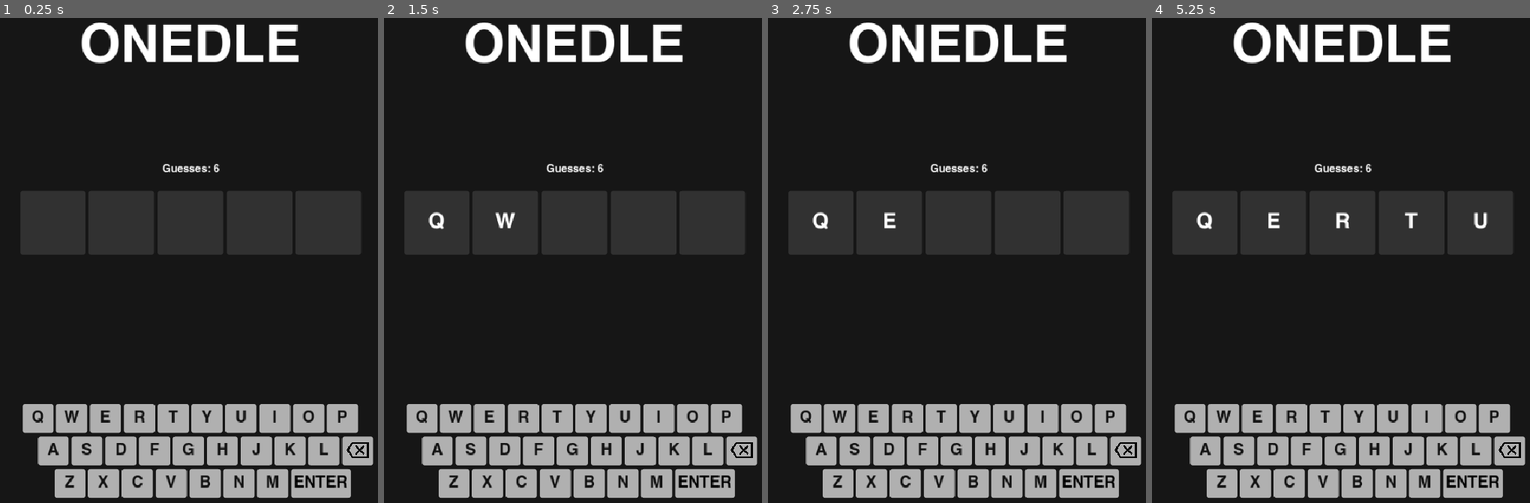
Above: before the commit, frames 1-4 (left to right).
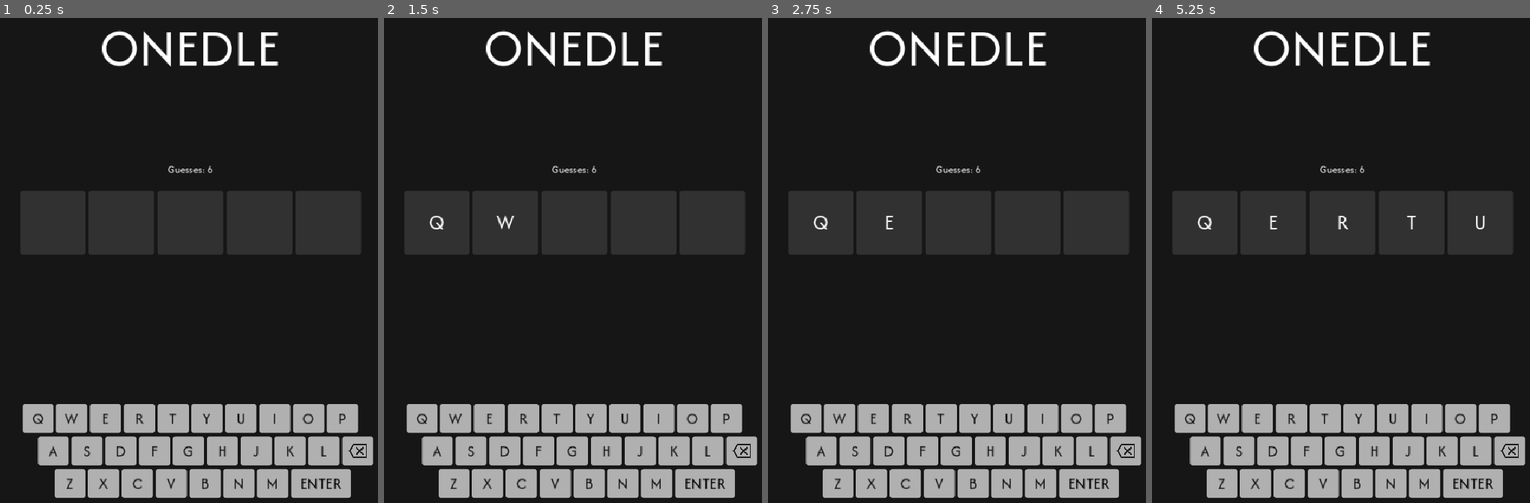
Above: after the commit, the same moments.

Repository: derukaeru/onedle
Game: Godot game, scene res://scenes/main.tscn
Two runs of this game, one before a commit and one after it. Both use one fixed random seed, a clock stepped at 60 frames per second and the inputs below.
Inputs (mouse positions are in pixels of both pictures, inside the frame that each line leads up to):
- Up to frame 1 (0.25 s): no input
- Up to frame 2 (1.5 s): tap Enter at 0.5 s; move the mouse to (421, 420) at 0.52 s; hold Right 0.53-1.28 s; tap Alt at 0.6 s; click (421, 420) at 0.67 s; tap Space at 1.25 s; move the mouse to (455, 420) at 1.27 s; hold Down from 1.28 s (still down); tap Shift at 1.35 s; click (455, 420) at 1.42 s
- Up to frame 3 (2.75 s): tap Enter at 2 s; move the mouse to (873, 420) at 2.02 s; release Down at 2.03 s; hold Right from 2.03 s (still down); tap Backspace at 2.1 s; click (873, 420) at 2.17 s
- Up to frame 4 (5.25 s): tap Space at 2.75, 4.25 s; move the mouse to (1291, 420) at 2.77 s; release Right at 2.78 s; hold Up 2.78-3.53 s; tap Enter at 2.85, 3.5 s; click (1291, 420) at 2.92 s; move the mouse to (1325, 420) at 3.52 s; hold Left 3.53-5.03 s; tap Alt at 3.6 s; click (1325, 420) at 3.67 s; move the mouse to (1359, 420) at 4.27 s; tap Shift at 4.35 s; click (1359, 420) at 4.42 s; move the mouse to (1393, 420) at 5.02 s; hold Down from 5.03 s (still down); tap Backspace at 5.1 s; click (1393, 420) at 5.17 s

The runs differ from the first frame. In frame 1, 4.7% of the frame differs, in the area x 8-98%, y 0-98%; in frame 2, 4.8%; in frame 3, 4.8%; in frame 4, 5.1%.

Commit message:
feat: web export part 2

Diff:
--- a/project.godot
+++ b/project.godot
@@ -32,7 +32,7 @@
 
 [gui]
 
-theme/custom_font="uid://b45rs6u41dn8u"
+theme/custom_font="uid://c854bf3fae1vx"
 
 [physics]
 
--- a/scenes/main.tscn
+++ b/scenes/main.tscn
@@ -104,7 +104,7 @@
 
 [sub_resource type="Animation" id="Animation_tipki"]
 resource_name = "open_correct"
-length = 0.19999999999999998
+length = 0.2
 tracks/0/type = "value"
 tracks/0/imported = false
 tracks/0/enabled = true
@@ -144,7 +144,7 @@
 
 [sub_resource type="Animation" id="Animation_o6xl0"]
 resource_name = "open"
-length = 0.19999999999999998
+length = 0.2
 tracks/0/type = "value"
 tracks/0/imported = false
 tracks/0/enabled = true
@@ -460,16 +460,17 @@
 theme_override_styles/panel = SubResource("StyleBoxFlat_2yfux")
 
 [node name="TextureRect" type="TextureRect" parent="container/keyboard/backspace" unique_id=1647502745]
-layout_mode = 1
-anchors_preset = 8
-anchor_left = 0.5
-anchor_top = 0.5
-anchor_right = 0.5
-anchor_bottom = 0.5
-offset_left = -16.5
-offset_top = -18.0
-offset_right = 16.5
-offset_bottom = 15.0
+modulate = Color(1, 1, 1, 0.8156863)
+layout_mode = 1
+anchors_preset = 8
+anchor_left = 0.5
+anchor_top = 0.5
+anchor_right = 0.5
+anchor_bottom = 0.5
+offset_left = -13.5
+offset_top = -14.0
+offset_right = 14.5
+offset_bottom = 14.0
 grow_horizontal = 2
 grow_vertical = 2
 texture = ExtResource("4_jyhfs")
Binary file added: assets/AfacadFlux-VariableFont_slnt,wght.ttf
Not shown, added: assets/AfacadFlux-VariableFont_slnt,wght.ttf.import
Not shown, added: index.apple-touch-icon.png.import
Not shown, added: index.icon.png.import
Not shown, added: index.png.import
Not shown, changed: index.pck
